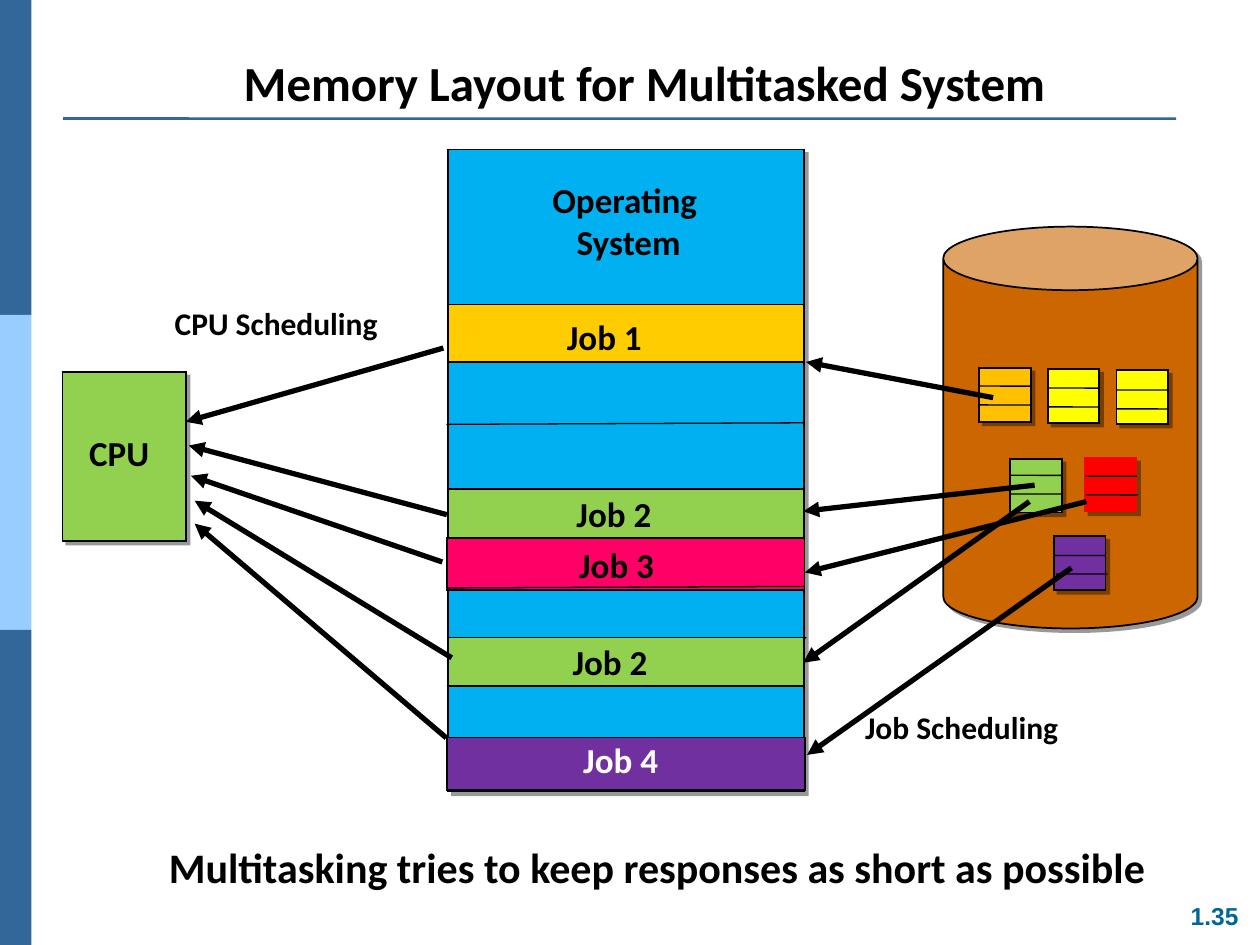
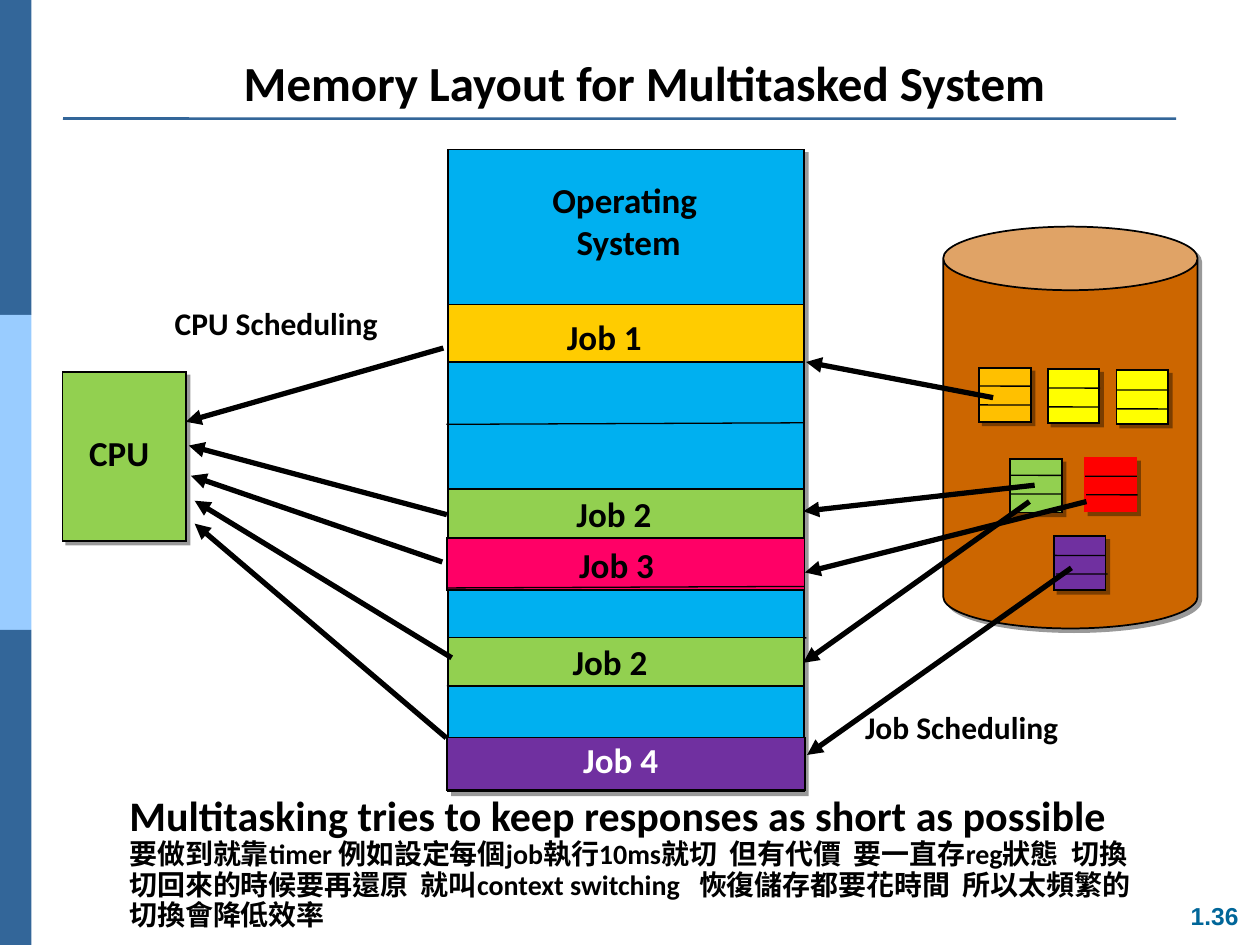
Before and after one commit to Yang09701194/OS_Learning, a slide deck: slide 36 of ch01.ppt (slide 35 before the commit). Drawn at 1260x945 pixels with LibreOffice and Linux fonts; fonts in the diff are those of the drawing. Boxes give left, top, right and bottom in pixels: in the first picture for what was removed or moved away, otherwise in the second. Text is boxed around its words. In the diff, an @@ line names an element or a change of style, - is before the commit and + after.

```diff
--- a/ch01.ppt
+++ b/ch01.ppt
@@ text added at <box>129,801,1130,928</box>, 16 pt, text #000000, bold @@
+  Multitasking tries to keep responses as short as possible
+  要做到就靠timer 例如設定每個job執行10ms就切 但有代價 要一直存reg狀態 切換 切回來的時候要再還原 就叫context switching 恢復儲存都要花時間 所以太頻繁的切換會降低效率
@@ text removed at <box>169,853,1145,890</box> @@
-  Multitasking tries to keep responses as short as possible
@@ page number at <box>1191,908,1239,926</box>: text changed @@
-1.35
+1.36
```
Also in this commit, not shown: 8 other slides changed, 1 slide added.
